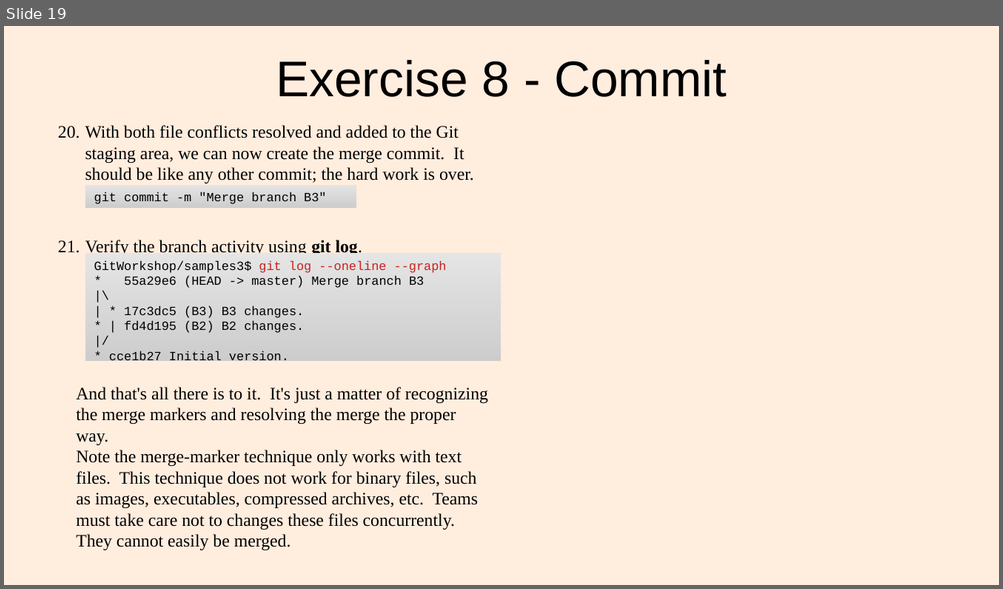
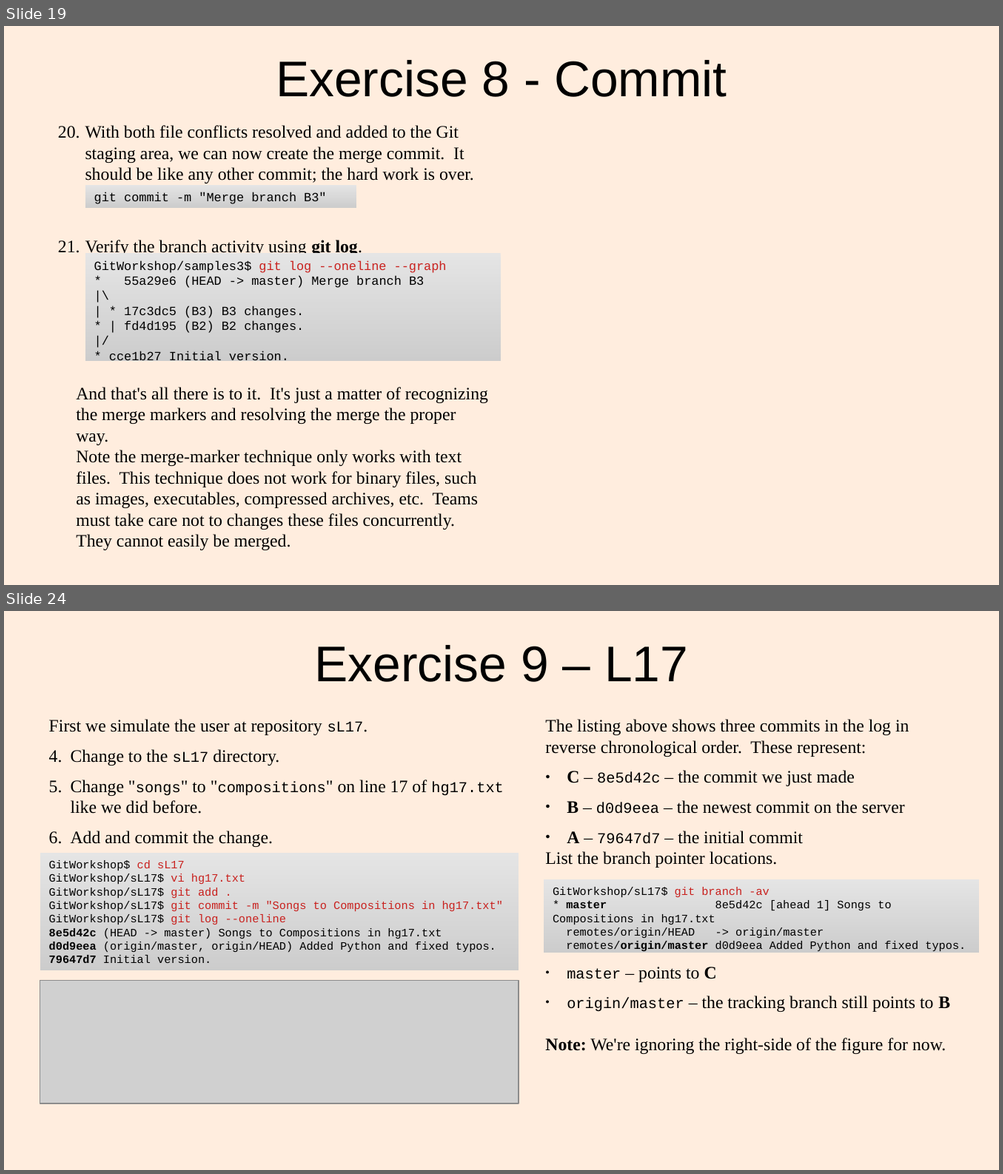
Before and after one commit to lacounty-isab/workshops, a slide deck: git/GitWorkshop2.odp. Shown one above the other, each under a label of ours: slide 19 before the commit, slides 19 and 24 after it; the slides between them are not shown. The pictures are 1003x589 and 1003x1174 pixels, drawn with LibreOffice and Linux fonts; fonts in the diff are those of the drawing; grey boxes stand for pictures. Boxes give left, top, right and bottom in pixels: in the first picture for what was removed or moved away, otherwise in the second. Text is boxed around its words. In the diff, an @@ line names an element or a change of style, - is before the commit and + after.

Commit message:
Almost finished Part 2, Exercise 9

```diff
--- a/git/GitWorkshop2.odp
+++ b/git/GitWorkshop2.odp
@@ slide 24 added at (x1=4, y1=611, x2=999, y2=1170), background #FFEDDE @@
@@ title added at (x1=315, y1=645, x2=688, y2=682), 40 pt, text #000000 @@
+Exercise 9 – L17
@@ text added at (x1=49, y1=719, x2=503, y2=847), 14 pt, text #000000 @@
+First we simulate the user at repository sL17.
+4. Change to the sL17 directory.
+5. Change "songs" to "compositions" on line 17 of hg17.txt like we did before.
+6. Add and commit the change.
@@ text added at (x1=545, y1=719, x2=950, y2=1054), 14 pt, text #000000 @@
+The listing above shows three commits in the log in reverse chronological order. These represent:
+● C – 8e5d42c – the commit we just made
+● B – d0d9eea – the newest commit on the server
+● A – 79647d7 – the initial commit
+List the branch pointer locations.
+Verify that
+● master – points to C
+● origin/master – the tracking branch still points to B
+Note: We're ignoring the right-side of the figure for now.
@@ rectangle added at (x1=40, y1=853, x2=518, y2=970), fill gradient #E5E5E5 to #E4E4E4 to #E3E3E3, 9 pt, text #000000 @@
+GitWorkshop$ cd sL17
+GitWorkshop/sL17$ vi hg17.txt
+GitWorkshop/sL17$ git add .
+GitWorkshop/sL17$ git commit -m "Songs to Compositions in hg17.txt"
+GitWorkshop/sL17$ git log --oneline
+8e5d42c (HEAD -> master) Songs to Compositions in hg17.txt
+d0d9eea (origin/master, origin/HEAD) Added Python and fixed typos.
+79647d7 Initial version.
@@ rectangle added at (x1=543, y1=880, x2=979, y2=953), fill gradient #E5E5E5 to #E4E4E4 to #E3E3E3, 9 pt, text #000000 @@
+GitWorkshop/sL17$ git branch -av
+* master 8e5d42c [ahead 1] Songs to Compositions in hg17.txt
+remotes/origin/HEAD -> origin/master
+remotes/origin/master d0d9eea Added Python and fixed typos.
@@ picture added at (x1=40, y1=981, x2=518, y2=1105) @@
```
Also in this commit, not shown: 2 slides changed, 9 other slides added, 8 other files.
